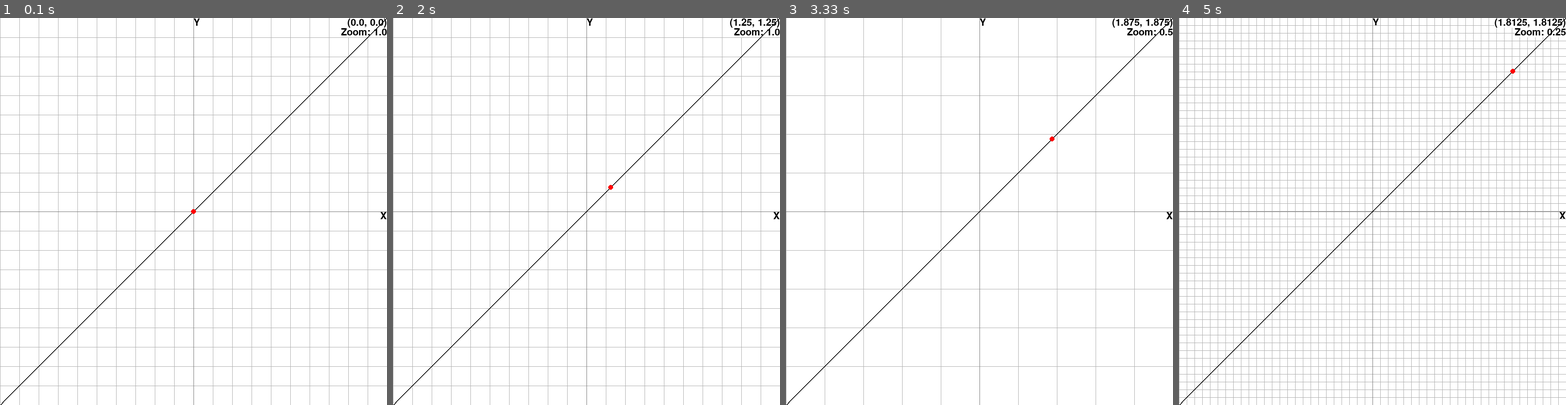
Above: before the commit, frames 1-4 (left to right).
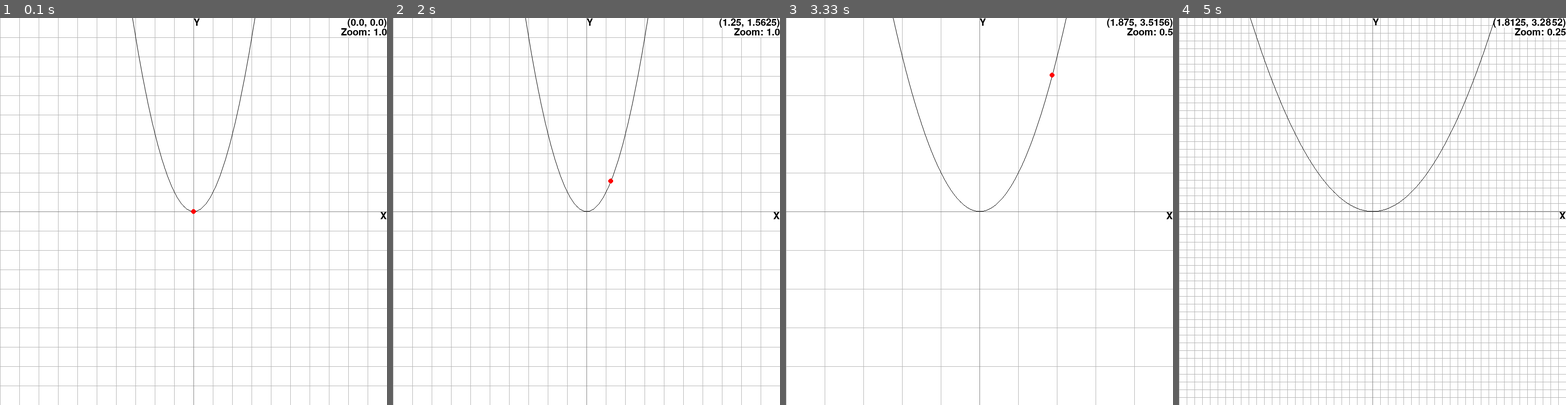
Above: after the commit, the same moments.

Repository: LogicMass621/python
Game: pygame game, started from graphing.py
The game is run twice, just before and just after one commit, with the same random seed, the same clock (stepped at 60 frames per second) and the same inputs.
Inputs:
- Up to frame 1 (0.1 s): no input
- Up to frame 2 (2 s): hold Right 0.33-0.8 s; hold Right 0.83-1.3 s; hold Left 1.33-1.87 s; hold Left from 1.9 s (still down)
- Up to frame 3 (3.33 s): tap - at 2.05 s; release Left at 2.3 s; hold Right 2.33-2.97 s; hold Left from 3 s (still down)
- Up to frame 4 (5 s): release Left at 3.47 s; hold Right 3.5-3.97 s; tap - at 3.65 s; hold Right 4-4.47 s; hold Left from 4.5 s (still down)

The runs differ from the first frame. In frame 1, 0.5% of the frame differs, in the area x 0-100%, y 0-100%; in frame 2, 0.6%; in frame 3, 0.7%; in frame 4, 0.7%.

Commit message:
Graph line is anti-aliased so it looks better now

Diff:
--- a/graphing.py
+++ b/graphing.py
@@ -4,7 +4,7 @@
 import math
 
 def compute_y(x):
-    return x
+    return x*x
 
 black = [0, 0, 0]
 red = [255, 0, 0]
@@ -151,7 +151,7 @@
 
     while x < MaxX:
         y = compute_y(x)
-        pygame.draw.line(screen, graphColor, tran(x2, y2), tran(x, y), 2)
+        pygame.draw.aaline(screen, graphColor, tran(x2, y2), tran(x, y), 2)
         x2 = x
         y2 = y
         x = x + interval
